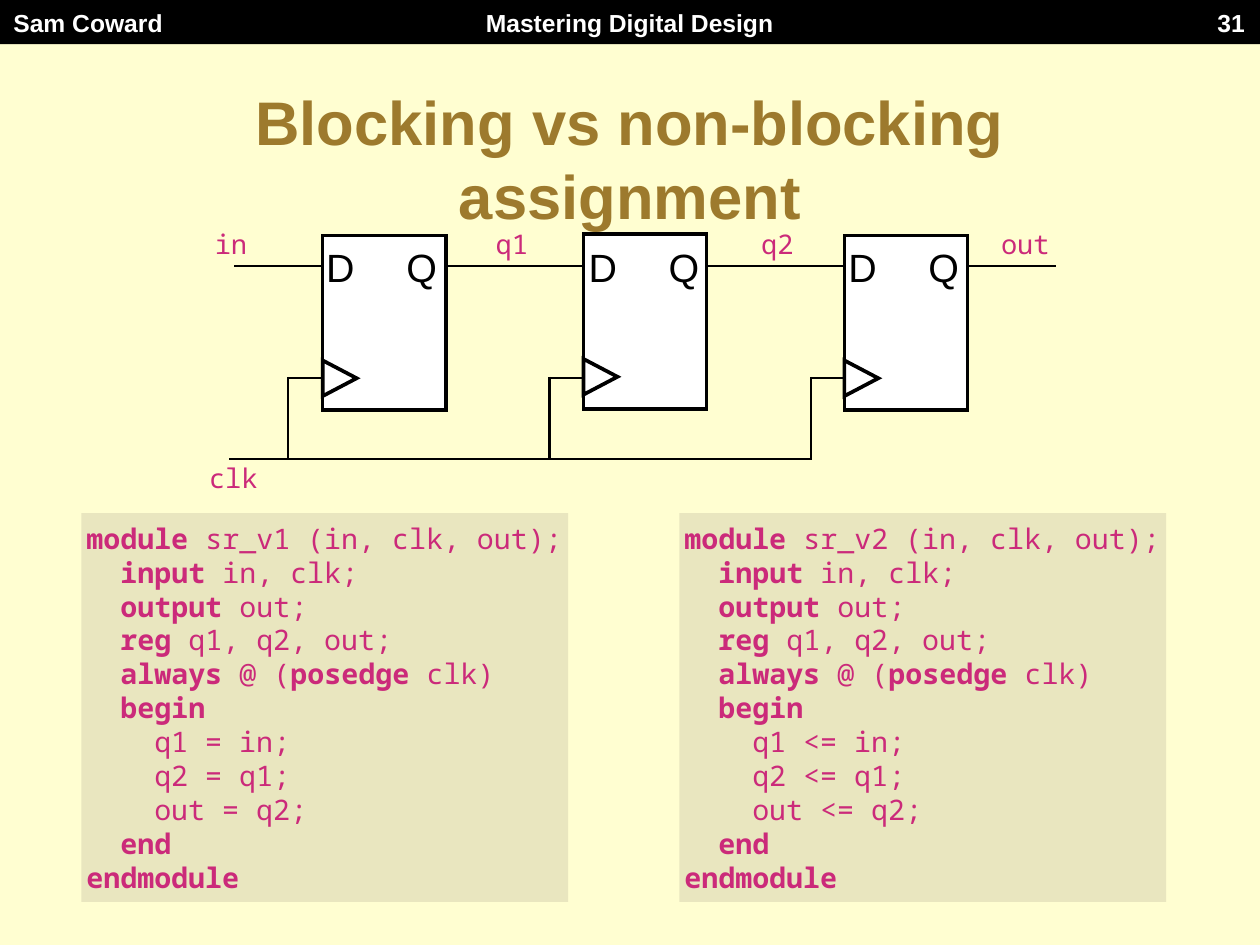
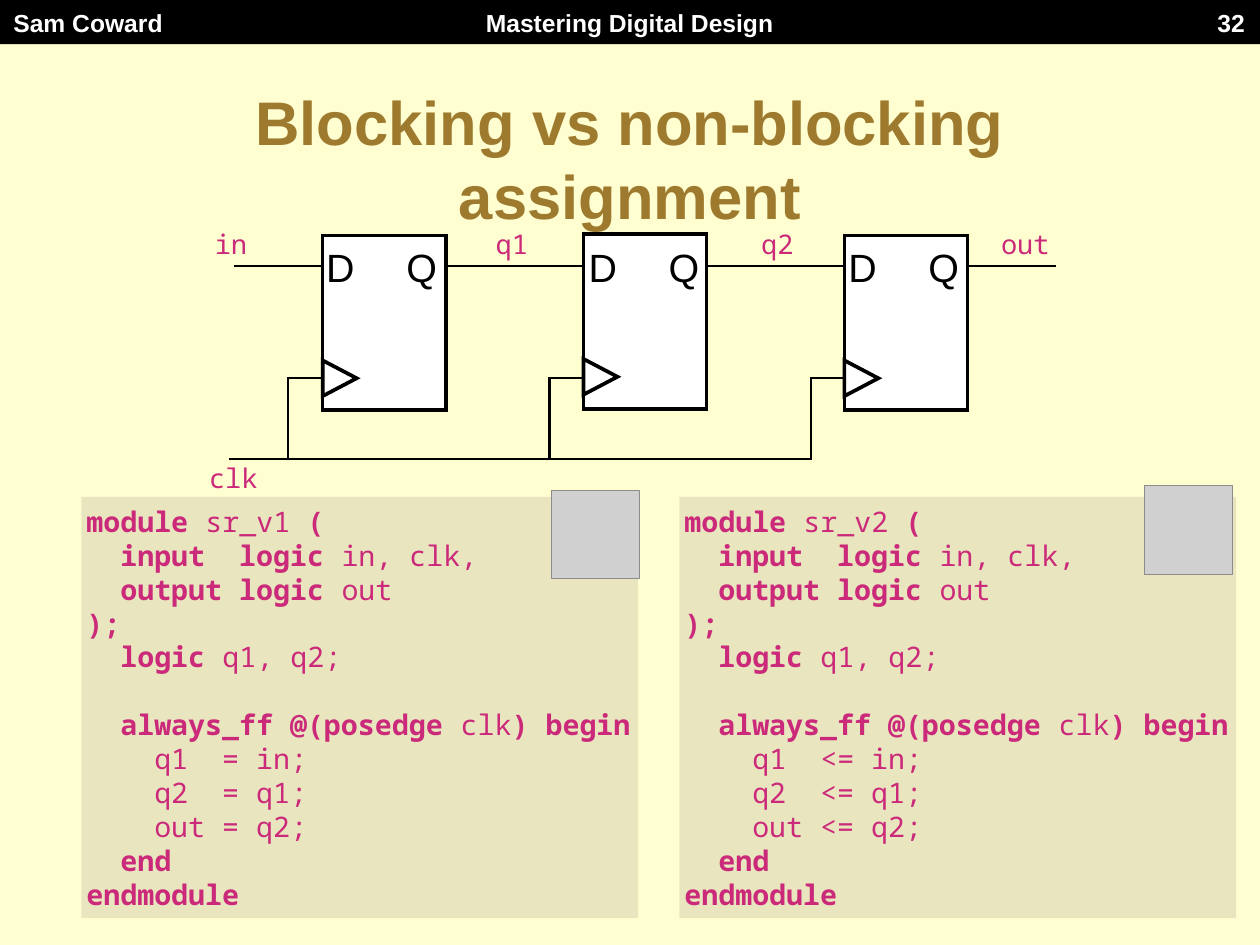
Before and after one commit to Mastering-Digital-Design/Lab-Module, a slide deck: slide 32 of lectures/lecture2.pptx (slide 31 before the commit). Drawn at 1260x945 pixels with LibreOffice and Linux fonts; fonts in the diff are those of the drawing; grey boxes stand for pictures. Boxes give left, top, right and bottom in pixels: in the first picture for what was removed or moved away, otherwise in the second. Text is boxed around its words. In the diff, an @@ line names an element or a change of style, - is before the commit and + after.

```diff
--- a/lectures/lecture2.pptx
+++ b/lectures/lecture2.pptx
@@ page number at <box>1217,14,1244,33</box>: text changed @@
-31
+32
@@ rectangle "module sr_v1 (": place and size @@
-rectangle "module sr_v1 (" at <box>82,513,568,902</box>
+rectangle "module sr_v1 (" at <box>82,497,638,919</box>
@@ picture added at <box>551,490,640,579</box> @@
@@ rectangle "module sr_v2 (": place and size @@
-rectangle "module sr_v2 (" at <box>680,513,1166,902</box>
+rectangle "module sr_v2 (" at <box>680,497,1236,919</box>
@@ picture added at <box>1144,486,1233,574</box> @@
@@ text in rectangle at <box>86,510,631,742</box>: text changed; bold on @@
-module sr_v1 (in, clk, out);
-input in, clk;
-output out;
-reg q1, q2, out;
-always @ (posedge clk)
-begin
+module sr_v1 (
+input logic in, clk,
+output logic out
+);
+logic q1, q2;
+always_ff @(posedge clk) begin
@@ text in rectangle at <box>684,510,1229,742</box>: text changed; bold on @@
-module sr_v2 (in, clk, out);
-input in, clk;
-output out;
-reg q1, q2, out;
-always @ (posedge clk)
-begin
+module sr_v2 (
+input logic in, clk,
+output logic out
+);
+logic q1, q2;
+always_ff @(posedge clk) begin
```
Also in this commit, not shown: 17 other slides changed, 1 slide added, 1 other file.
